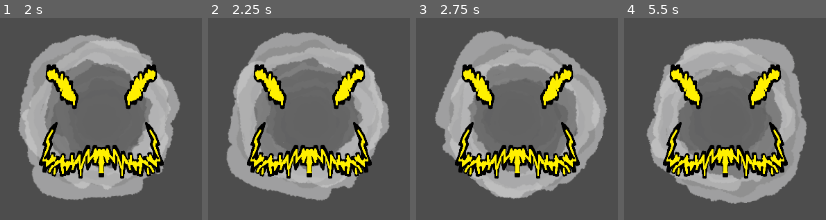
Above: before the commit, frames 1-4 (left to right).
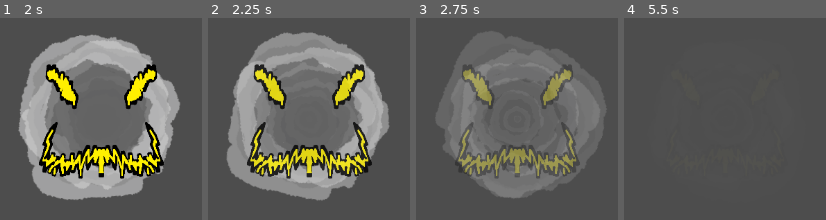
Above: after the commit, the same moments.

Repository: wildp4nts/gamemacgameface
Game: Godot game, scene res://classes/ghost.tscn
Same seed, same stepped clock (60 frames per second), same inputs: the game is played once before the commit and once after it. This scene is started directly instead of the project's main scene.
Inputs (mouse positions are in pixels of both pictures, inside the frame that each line leads up to):
- Up to frame 1 (2 s): move the mouse to (outside the picture) at 0.52 s; click (outside the picture) at 0.6 s; move the mouse to (outside the picture) at 1.27 s; click (outside the picture) at 1.35 s
- Up to frame 2 (2.25 s): move the mouse to (341, 38) at 2.02 s; click (341, 38) at 2.1 s
- Up to frame 3 (2.75 s): no input
- Up to frame 4 (5.5 s): move the mouse to (outside the picture) at 2.77 s; click (outside the picture) at 2.85 s; move the mouse to (outside the picture) at 3.52 s; click (outside the picture) at 3.6 s; move the mouse to (outside the picture) at 4.27 s; click (outside the picture) at 4.35 s; move the mouse to (716, 137) at 5.02 s; click (716, 137) at 5.1 s

Frame 1 is identical in both runs. In frame 2, 8.2% of the frame differs, in the area x 19-81%, y 23-80%; in frame 3, 34%; in frame 4, 42%, in the area x 11-91%, y 9-93%.

Commit message:
ghost disappearing

Diff:
--- /dev/null
+++ b/classes/ghost.gd
@@ -0,0 +1,28 @@
+class_name ghost
+
+extends CharacterBody2D
+
+signal defeated
+
+var timer : Timer
+
+func _ready():
+	timer = get_node("Timer")
+	timer.set_paused(true);
+
+func _process(_delta):
+	if !timer.is_stopped():
+		modulate = Color(1,1,1,timer.time_left/timer.wait_time)
+
+
+func _on_timer_timeout():
+	defeated.emit()
+	print("despawn")
+
+
+func _on_mouse_entered():
+	timer.set_paused(false)
+
+
+func _on_mouse_exited():
+	timer.set_paused(true)
--- a/classes/ghost.tscn
+++ b/classes/ghost.tscn
@@ -1,6 +1,7 @@
-[gd_scene load_steps=9 format=3 uid="uid://bwqxilbuycupc"]
+[gd_scene load_steps=10 format=3 uid="uid://bwqxilbuycupc"]
 
 [ext_resource type="Texture2D" uid="uid://bv7rkt6pjmijf" path="res://assets/Bdrop.png" id="1_a5s0g"]
+[ext_resource type="Script" path="res://classes/ghost.gd" id="1_exl8r"]
 [ext_resource type="Texture2D" uid="uid://b40tv2bquvdjq" path="res://assets/GOSE/Ghost1.png" id="2_o54ih"]
 
 [sub_resource type="Curve" id="Curve_xjxva"]
@@ -34,6 +35,8 @@
 
 [node name="CharacterBody2D" type="CharacterBody2D"]
 position = Vector2(645, 299)
+input_pickable = true
+script = ExtResource("1_exl8r")
 
 [node name="GPUParticles2D" type="GPUParticles2D" parent="."]
 process_material = SubResource("ParticleProcessMaterial_vkwrt")
@@ -45,3 +48,11 @@
 
 [node name="CollisionShape2D" type="CollisionShape2D" parent="."]
 shape = SubResource("CircleShape2D_4mkfb")
+
+[node name="Timer" type="Timer" parent="."]
+one_shot = true
+autostart = true
+
+[connection signal="mouse_entered" from="." to="." method="_on_mouse_entered"]
+[connection signal="mouse_exited" from="." to="." method="_on_mouse_exited"]
+[connection signal="timeout" from="Timer" to="." method="_on_timer_timeout"]
Not shown, added: assets/HAND.png.import
